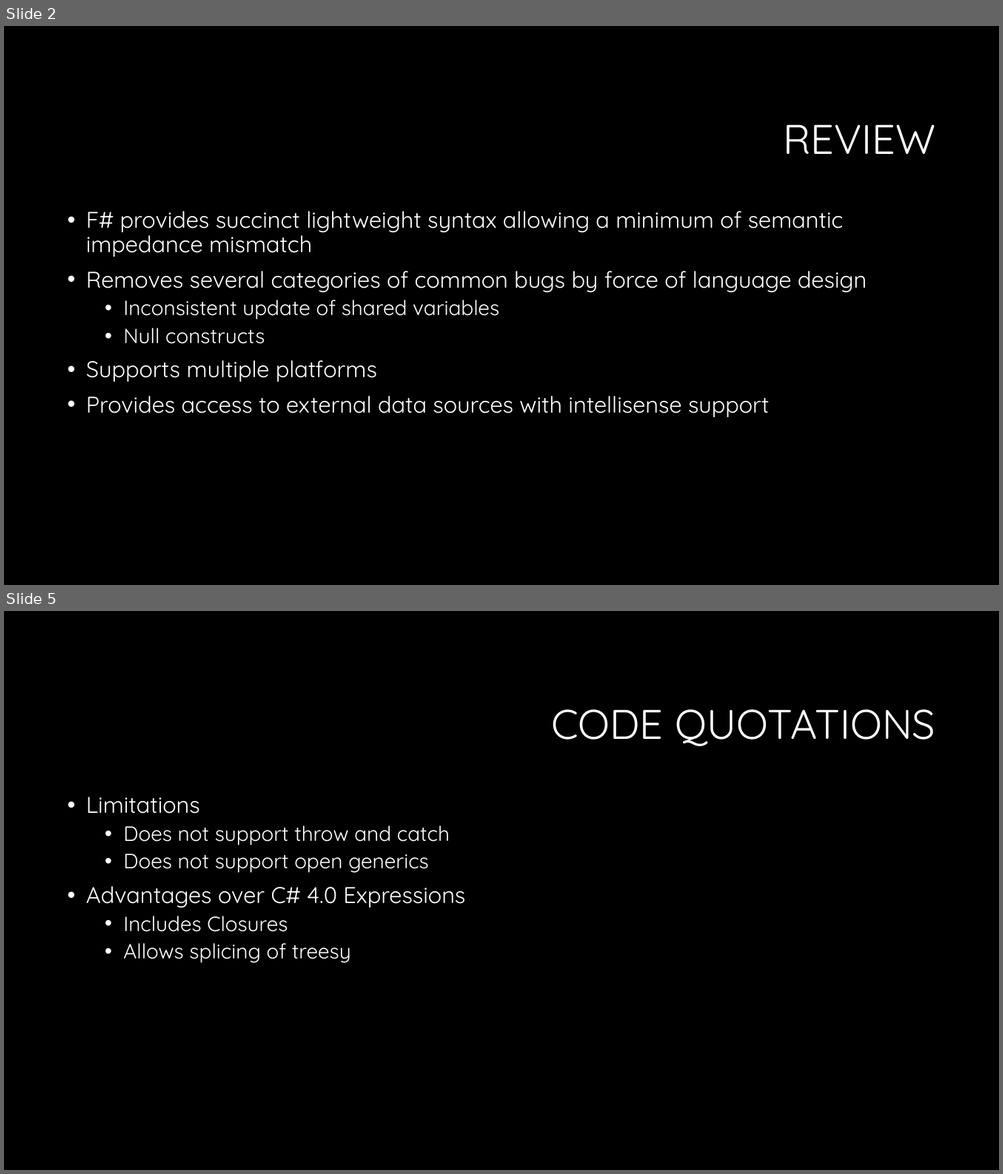
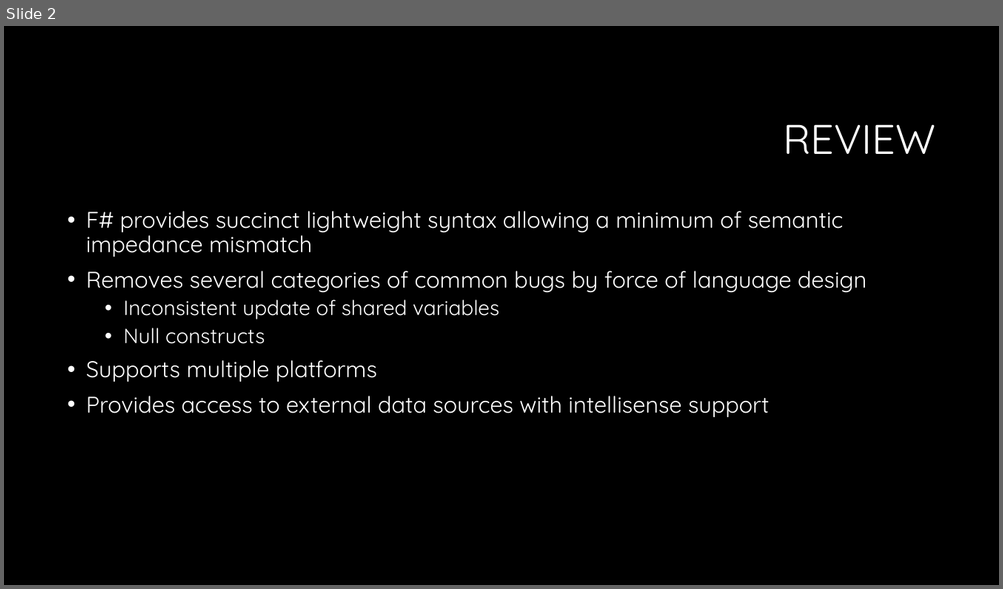
Before and after one commit to dathayer23/FSharpPresentations, a slide deck: Presentation2/slides/IntroToFSharpPart2.pptx. Shown one above the other, each under a label of ours: slides 2 and 5 before the commit, slide 2 after it; the slides between them are not shown. The pictures are 1003x1174 and 1003x589 pixels, drawn with LibreOffice and Linux fonts; fonts in the diff are those of the drawing; background and template pictures are left out. Boxes give left, top, right and bottom in pixels: in the first picture for what was removed or moved away, otherwise in the second. Text is boxed around its words. In the diff, an @@ line names an element or a change of style, - is before the commit and + after.

```diff
--- a/Presentation2/slides/IntroToFSharpPart2.pptx
+++ b/Presentation2/slides/IntroToFSharpPart2.pptx
@@ slide 5 removed at box(4, 611, 999, 1170), background #000000 @@
@@ title removed at box(551, 709, 935, 746) @@
-CODE QUOTATIONS
@@ text removed at box(86, 797, 465, 963) @@
-• Limitations
-  • Does not support throw and catch
-  • Does not support open generics
-• Advantages over C# 4.0 Expressions
-  • Includes Closures
-  • Allows splicing of treesy
```
Also in this commit, not shown: 2 slides changed, 3 other slides removed, 8 other files.
